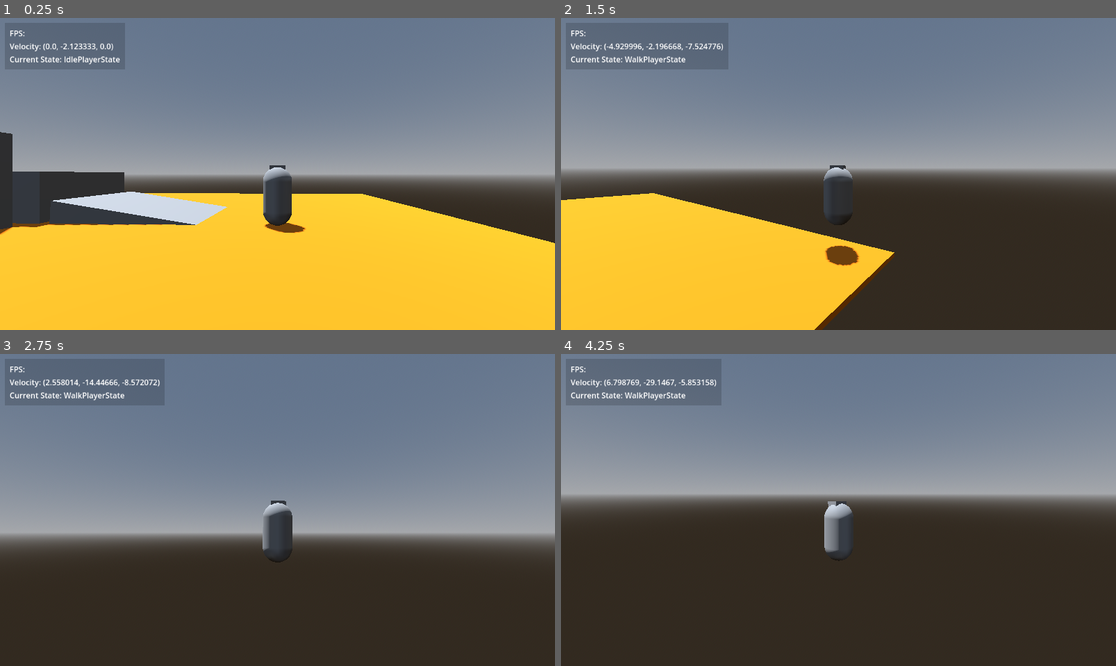
Above: before the commit, frames 1-4 (two rows, left to right).
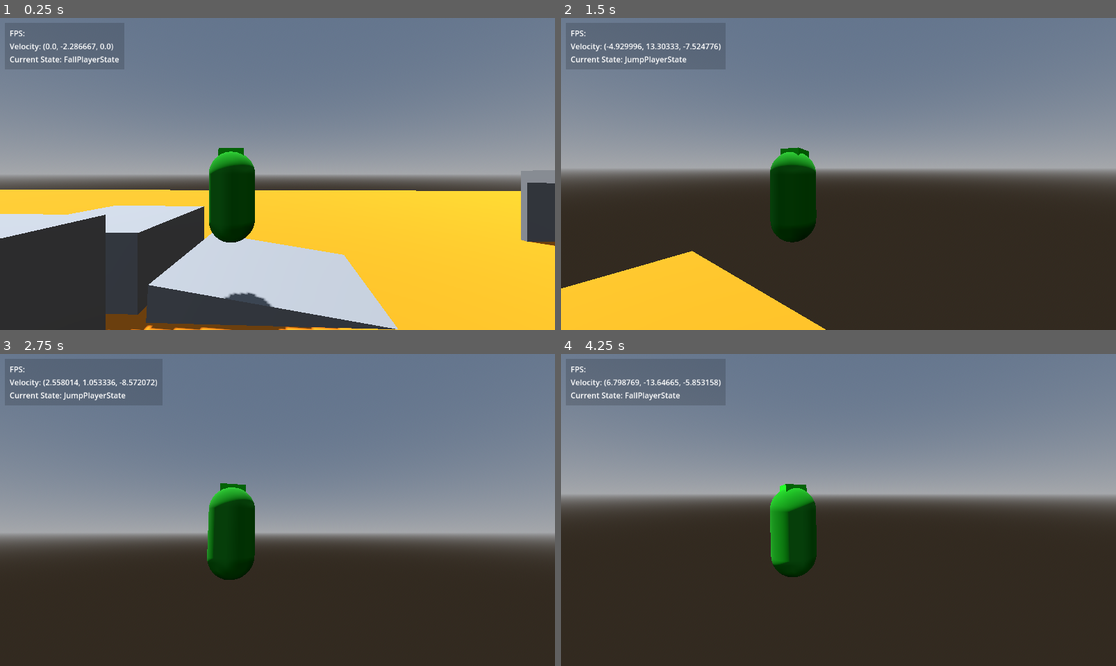
Above: after the commit, the same moments.

Repository: arthurwieb/TPS-Controller-godot
Game: Godot game, scene res://Map/protolevel.tscn
Two runs of this game, one before a commit and one after it. Both use one fixed random seed, a clock stepped at 60 frames per second and the inputs below.
Inputs (mouse positions are in pixels of both pictures, inside the frame that each line leads up to):
- Up to frame 1 (0.25 s): no input
- Up to frame 2 (1.5 s): move the mouse to (866, 174) at 0.52 s; hold Shift (sprint) 0.53-1.28 s; hold W (forward) from 0.53 s (still down); tap Space (jump) at 0.77, 1.07 s; tap Ctrl (crouch, bound only after the commit) at 0.8, 1.35 s; move the mouse to (810, 174) at 1.27 s
- Up to frame 3 (2.75 s): keep holding W (forward); tap Space (jump) at 1.52, 1.55, 1.82, 2.1 s; move the mouse to (288, 503) at 2.02 s; hold Shift (sprint) from 2.03 s (still down)
- Up to frame 4 (4.25 s): keep holding W (forward); move the mouse to (832, 516) at 2.77 s; release Shift (sprint) at 2.78 s; tap Shift (sprint) at 2.85 s; tap Space (jump) at 3.02, 3.32, 3.77, 3.8, 4.07 s; tap Ctrl (crouch, bound only after the commit) at 3.05 s; tap Enter at 3.5 s; move the mouse to (877, 513) at 3.52 s; hold Ctrl (crouch, bound only after the commit) from 3.53 s (still down)

The runs differ from the first frame. In frame 1, 32% of the frame differs, in the area x 0-100%, y 8-100%; in frame 2, 15%; in frame 3, 3.3%; in frame 4, 3.2%.

Commit message:
refactor mov and camera

Diff:
--- a/Map/protolevel.tscn
+++ b/Map/protolevel.tscn
@@ -15,29 +15,43 @@
 sky = SubResource("Sky_n7vvm")
 
 [node name="Protolevel" type="Node3D"]
+transform = Transform3D(1, 0, 0, 0, 1, 0, 0, 0, 1, -2.1295261, 0, 0)
 
 [node name="CSGCombiner3D" type="CSGCombiner3D" parent="."]
 transform = Transform3D(3.83, 0, 0, 0, 3.83, 0, 0, 0, 3.83, 0, 0, 0)
 use_collision = true
 
 [node name="CSGBox3D3" type="CSGBox3D" parent="CSGCombiner3D"]
-transform = Transform3D(1, 0, 0, 0, 1, 0, 0, 0, 1, -1.0803419, 0.16186523, 0.6281389)
+transform = Transform3D(0.99999994, 0, 0, 0, 0.99999994, 0, 0, 0, 0.99999994, -1.0803419, -0.029365387, 0.6281389)
 size = Vector3(0.8696289, 1.3237305, 1)
 
 [node name="CSGBox3D" type="CSGBox3D" parent="CSGCombiner3D"]
 transform = Transform3D(1, 0, 0, 0, 1, 0, 0, 0, 1, 0, 0, 0.04638672)
-size = Vector3(7, 0.037597656, 6)
+size = Vector3(31.73, 0.038, 18.435)
 material = SubResource("StandardMaterial3D_w1xvg")
 
 [node name="CSGPolygon3D" type="CSGPolygon3D" parent="CSGCombiner3D"]
-transform = Transform3D(1, 0, 0, 0, 1, 0, 0, 0, 1, -0.4720782, -0.016727626, 0)
+transform = Transform3D(0.99999994, 0, 0, 0, 0.99999994, 0, 0, 0, 0.99999994, -0.47207817, -0.016727624, 0.0643404)
 polygon = PackedVector2Array(0, 0, 0.014560938, 0.24700075, 1.8552568, -0.037522674, 1, 0)
 
 [node name="CSGBox3D2" type="CSGBox3D" parent="CSGCombiner3D"]
 transform = Transform3D(1, 0, 0, 0, 1, 0, 0, 0, 1, -1.063778, 0, -0.49858284)
 
+[node name="CSGBox3D4" type="CSGBox3D" parent="CSGCombiner3D"]
+transform = Transform3D(0.9999996, 0, 0, 0, 0.9999996, 0, 0, 0, 0.9999996, -0.9483165, 0.46468282, 1.6542325)
+size = Vector3(1, 0.255, 1)
+
+[node name="CSGBox3D5" type="CSGBox3D" parent="CSGCombiner3D"]
+transform = Transform3D(0.9999993, 0, 0, 0, 0.9999993, 0, 0, 0, 0.9999993, 4.2531123, 0.3896779, -0.49999964)
+size = Vector3(1.951294, 1, 2)
+
+[node name="CSGBox3D6" type="CSGBox3D" parent="CSGCombiner3D/CSGBox3D5"]
+transform = Transform3D(0.9999983, 0, 0, 0, 0.9999983, 0, 0, 0, 0.9999983, -0.02748084, -0.085552394, 0.012301683)
+operation = 2
+size = Vector3(1.951294, 0.8826904, 1.8862305)
+
 [node name="CharacterBody3D" parent="." instance=ExtResource("1_nnypk")]
-transform = Transform3D(0.99937916, 0, 0.0352309, 0, 1, 0, -0.0352309, 0, 0.99937916, 6.2851443, 1.3205324, -0.06718063)
+transform = Transform3D(0.99937916, 0, 0.0352309, 0, 1, 0, -0.0352309, 0, 0.99937916, 0, 3.3602467, 0)
 
 [node name="WorldEnvironment" type="WorldEnvironment" parent="."]
 environment = SubResource("Environment_wtpmb")
--- a/Player/PlayerModel.gd
+++ b/Player/PlayerModel.gd
@@ -4,23 +4,21 @@
 
 #var velocity: Vector3 = Vector3.ZERO
 const DEFAULT_SPEED:float = 5.0
-@export var SPEED: float = 5.0
-@export var SPRINT_SPEED: float = 8.0
+@export var SPEED: float = 4.0
+@export var SPRINT_SPEED: float = 6.0
+@export var CROUCH_SPEED: float = 2.0
 @export var JUMP_VELOCITY: float = 4.5
 @export var ACCELERATION:float = 2.0
-@export var DECELERATION:float = 0.25
+@export var DECELERATION:float = 0.45
 #var is_on_floor: bool = false
 #var has_moved_this_frame: bool = false
 @onready var player:CharacterBody3D = $".."
-@onready var SpringArm:SpringArm3D = $"../SpringArm3D"
+@onready var SpringArm:SpringArm3D = $"../Camera/EdgeSpringArm/RearSpringArm"
 
 func _ready() -> void:
 	Global.player_model = self
 
 func velocity_by_input(input: InputPackage, delta: float) -> Vector3:
-	print("vel teste:", SPEED)
-	#print('basis', transform.basis)
-	#print('camera-basis', SpringArm.basis)
 	var new_velocity = player.velocity
 	if not player.is_on_floor():
 		new_velocity += player.get_gravity() * delta
--- a/Player/player.gd
+++ b/Player/player.gd
@@ -2,14 +2,36 @@
 
 @onready var InputGatherer: Node = $InputGatherer
 @onready var Model: Node3D = $PlayerModel
+@onready var Camera: Node3D = $Camera
+@onready var CROUCH_CAST:ShapeCast3D = $CrouchRayCast
 
 func _ready():
 	Input.set_mouse_mode(Input.MOUSE_MODE_CAPTURED)
 	Global.player = self
+	CROUCH_CAST.add_exception($".")
 
 func _physics_process(delta):
 	Global.debug.add_debug_prop("Velocity", velocity, 3)
-	var input = InputGatherer.gather_input()
-	velocity = Model.velocity_by_input(input, delta)
+	#var input = InputGatherer.gather_input()
+	#velocity = Model.velocity_by_input(input, delta)
 	#print(velocity)
 	move_and_slide()
+
+func velocity_by_input_2(speed: float, acceleration: float, deceleration: float) -> void:
+	#print("velocity_by_input2 vel teste:", speed)
+	#função teste, porque em cada state nós vamos poder usar as variavies de accel, speed, decel conforme o state
+	var input_dir = Input.get_vector("left","right","forward","backward")
+	var direction := (Camera.basis * Vector3(input_dir.x, 0, input_dir.y)).normalized()
+	if direction: #em teste ainda, mas parece bom
+		velocity.x = lerp(direction.x, direction.x * speed, acceleration)
+		velocity.z = lerp(direction.z, direction.z * speed, acceleration)
+	else:
+		velocity.x = move_toward(velocity.x, 0, deceleration)
+		velocity.z = move_toward(velocity.z, 0, deceleration)
+
+func update_gravity(delta) -> void:
+	#velocity.y -= self.get_gravity() * delta
+	velocity.y -= 9.8 * delta
+
+func update_velocity() -> void:
+	move_and_slide()
--- a/Player/player.tscn
+++ b/Player/player.tscn
@@ -1,15 +1,125 @@
-[gd_scene load_steps=16 format=3 uid="uid://1gjwhqrto57l"]
+[gd_scene load_steps=25 format=3 uid="uid://1gjwhqrto57l"]
 
 [ext_resource type="Script" uid="uid://dvcluwstybcfe" path="res://Player/player.gd" id="1_l8h54"]
 [ext_resource type="Script" uid="uid://crxkybj5ufw2k" path="res://Player/PlayerModel.gd" id="2_4ntmi"]
 [ext_resource type="Script" uid="uid://fan5bmjri7bc" path="res://Player/springarm.tres.gd" id="3_btcbx"]
 [ext_resource type="Script" uid="uid://bawpre0ba5a2u" path="res://Scripts/state_machine.gd" id="4_gwnis"]
-[ext_resource type="Script" uid="uid://di0l3gvneeg7g" path="res://Scripts/idle_player_state.gd" id="5_vtle1"]
+[ext_resource type="Script" uid="uid://di0l3gvneeg7g" path="res://Scripts/PlayerState/idle_player_state.gd" id="5_vtle1"]
 [ext_resource type="Theme" uid="uid://d20cd3jrpo5qt" path="res://ui/theme/debug.tres" id="6_fhl08"]
-[ext_resource type="Script" uid="uid://bhftiwe48f8ii" path="res://Scripts/walking_player_state.gd" id="6_od3ui"]
-[ext_resource type="Script" uid="uid://cqu47x0naf772" path="res://Scripts/sprint_player_state.gd" id="7_00tjw"]
+[ext_resource type="Script" uid="uid://bhftiwe48f8ii" path="res://Scripts/PlayerState/walking_player_state.gd" id="6_od3ui"]
+[ext_resource type="Script" uid="uid://cqu47x0naf772" path="res://Scripts/PlayerState/sprint_player_state.gd" id="7_00tjw"]
 [ext_resource type="Script" uid="uid://dyxgbh062m44x" path="res://Scripts/debug.gd" id="7_vtle1"]
-[ext_resource type="Script" uid="uid://c67yqq2ju6qwx" path="res://Scripts/jump_player_state.gd" id="8_x3vf3"]
+[ext_resource type="Script" uid="uid://c67yqq2ju6qwx" path="res://Scripts/PlayerState/jump_player_state.gd" id="8_x3vf3"]
+[ext_resource type="Script" uid="uid://ltu0vk33wcwl" path="res://Scripts/PlayerState/crouch_player_state.gd" id="9_apopc"]
+[ext_resource type="Script" uid="uid://cu5j3jjoekgsa" path="res://Scripts/PlayerState/fall_player_state.gd" id="10_5htga"]
+
+[sub_resource type="Animation" id="Animation_apopc"]
+resource_name = "Crouch"
+tracks/0/type = "value"
+tracks/0/imported = false
+tracks/0/enabled = true
+tracks/0/path = NodePath("CollisionShape3D:shape:height")
+tracks/0/interp = 1
+tracks/0/loop_wrap = true
+tracks/0/keys = {
+"times": PackedFloat32Array(0, 1),
+"transitions": PackedFloat32Array(1, 1),
+"update": 0,
+"values": [2.0, 1.0]
+}
+tracks/1/type = "value"
+tracks/1/imported = false
+tracks/1/enabled = true
+tracks/1/path = NodePath("CollisionShape3D:position")
+tracks/1/interp = 1
+tracks/1/loop_wrap = true
+tracks/1/keys = {
+"times": PackedFloat32Array(0, 1),
+"transitions": PackedFloat32Array(1, 1),
+"update": 0,
+"values": [Vector3(0, 0, 0), Vector3(0, -0.075, 0)]
+}
+tracks/2/type = "value"
+tracks/2/imported = false
+tracks/2/enabled = true
+tracks/2/path = NodePath("Camera/EdgeSpringArm/RearSpringArm:position")
+tracks/2/interp = 1
+tracks/2/loop_wrap = true
+tracks/2/keys = {
+"times": PackedFloat32Array(0, 1),
+"transitions": PackedFloat32Array(1, 1),
+"update": 0,
+"values": [Vector3(0, 0.7578857, -0.015630484), Vector3(0, 0.475, 0)]
+}
+tracks/3/type = "value"
+tracks/3/imported = false
+tracks/3/enabled = true
+tracks/3/path = NodePath("PlayerVisual:scale")
+tracks/3/interp = 1
+tracks/3/loop_wrap = true
+tracks/3/keys = {
+"times": PackedFloat32Array(0, 1),
+"transitions": PackedFloat32Array(1, 1),
+"update": 0,
+"values": [Vector3(1, 1, 1), Vector3(0.65, 0.65, 0.65)]
+}
+
+[sub_resource type="Animation" id="Animation_5htga"]
+length = 0.001
+tracks/0/type = "value"
+tracks/0/imported = false
+tracks/0/enabled = true
+tracks/0/path = NodePath("CollisionShape3D:shape:height")
+tracks/0/interp = 1
+tracks/0/loop_wrap = true
+tracks/0/keys = {
+"times": PackedFloat32Array(0),
+"transitions": PackedFloat32Array(1),
+"update": 0,
+"values": [2.0]
+}
+tracks/1/type = "value"
+tracks/1/imported = false
+tracks/1/enabled = true
+tracks/1/path = NodePath("CollisionShape3D:position")
+tracks/1/interp = 1
+tracks/1/loop_wrap = true
+tracks/1/keys = {
+"times": PackedFloat32Array(0),
+"transitions": PackedFloat32Array(1),
+"update": 0,
+"values": [Vector3(0, 0, 0)]
+}
+tracks/2/type = "value"
+tracks/2/imported = false
+tracks/2/enabled = true
+tracks/2/path = NodePath("Camera/EdgeSpringArm/RearSpringArm:position")
+tracks/2/interp = 1
+tracks/2/loop_wrap = true
+tracks/2/keys = {
+"times": PackedFloat32Array(0),
+"transitions": PackedFloat32Array(1),
+"update": 0,
+"values": [Vector3(0, 0.7578857, -0.015630484)]
+}
+tracks/3/type = "value"
+tracks/3/imported = false
+tracks/3/enabled = true
+tracks/3/path = NodePath("PlayerVisual:scale")
+tracks/3/interp = 1
+tracks/3/loop_wrap = true
+tracks/3/keys = {
+"times": PackedFloat32Array(0),
+"transitions": PackedFloat32Array(1),
+"update": 0,
+"values": [Vector3(1, 1, 1)]
+}
+
+[sub_resource type="AnimationLibrary" id="AnimationLibrary_p5o4e"]
+_data = {
+&"Crouch": SubResource("Animation_apopc"),
+&"RESET": SubResource("Animation_5htga")
+}
 
 [sub_resource type="GDScript" id="GDScript_btcbx"]
 resource_name = "InputGatherer"
@@ -27,16 +137,35 @@
 
 [sub_resource type="CapsuleShape3D" id="CapsuleShape3D_l8h54"]
 
+[sub_resource type="StandardMaterial3D" id="StandardMaterial3D_apopc"]
+albedo_color = Color(0, 1, 0, 1)
+
+[sub_resource type="PrismMesh" id="PrismMesh_hvfyp"]
+material = SubResource("StandardMaterial3D_apopc")
+size = Vector3(0.555, 0.635, 1)
+
+[sub_resource type="StandardMaterial3D" id="StandardMaterial3D_5htga"]
+albedo_color = Color(0, 0.58431375, 0, 1)
+
+[sub_resource type="CapsuleMesh" id="CapsuleMesh_hvfyp"]
+material = SubResource("StandardMaterial3D_5htga")
+
+[sub_resource type="SphereShape3D" id="SphereShape3D_apopc"]
+
+[sub_resource type="SphereShape3D" id="SphereShape3D_5htga"]
+margin = 0.01
+
 [sub_resource type="SphereShape3D" id="SphereShape3D_4ntmi"]
-
-[sub_resource type="PrismMesh" id="PrismMesh_hvfyp"]
-size = Vector3(0.555, 0.635, 1)
-
-[sub_resource type="CapsuleMesh" id="CapsuleMesh_hvfyp"]
+radius = 0.1
 
 [node name="CharacterController" type="CharacterBody3D"]
 script = ExtResource("1_l8h54")
 
+[node name="AnimationPlayer" type="AnimationPlayer" parent="."]
+libraries = {
+&"": SubResource("AnimationLibrary_p5o4e")
+}
+
 [node name="InputGatherer" type="Node" parent="."]
 script = SubResource("GDScript_btcbx")
 
@@ -45,17 +174,6 @@
 
 [node name="CollisionShape3D" type="CollisionShape3D" parent="."]
 shape = SubResource("CapsuleShape3D_l8h54")
-
-[node name="SpringArm3D" type="SpringArm3D" parent="."]
-transform = Transform3D(1, 0, 0, 0, 1, 0, 0, 0, 1, 0, 0.7578857, -0.015630484)
-shape = SubResource("SphereShape3D_4ntmi")
-spring_length = 1.48
-script = ExtResource("3_btcbx")
-max_vertical_angle = 0.9075712110370514
-
-[node name="Camera3D" type="Camera3D" parent="SpringArm3D"]
-transform = Transform3D(1, 0, -1.7484555e-07, 0, 1, 0, 1.7484555e-07, 0, 1, 0, 0, 6.248537)
-current = true
 
 [node name="PlayerVisual" type="Node3D" parent="."]
 
@@ -83,6 +201,12 @@
 
 [node name="JumpPlayerState" type="Node" parent="PlayerStateMachine"]
 script = ExtResource("8_x3vf3")
+
+[node name="CrouchPlayerState" type="Node" parent="PlayerStateMachine"]
+script = ExtResource("9_apopc")
+
+[node name="FallPlayerState" type="Node" parent="PlayerStateMachine"]
+script = ExtResource("10_5htga")
 
 [node name="UI" type="Control" parent="."]
 custom_minimum_size = Vector2(200, 0)
@@ -105,3 +229,27 @@
 
 [node name="VBoxContainer" type="VBoxContainer" parent="UI/DebugContainer/MarginContainer"]
 layout_mode = 2
+
+[node name="CrouchRayCast" type="ShapeCast3D" parent="."]
+transform = Transform3D(1, 0, 0, 0, 1, 0, 0, 0, 1, 0, 1.7737687, 0)
+shape = SubResource("SphereShape3D_apopc")
+debug_shape_custom_color = Color(0, 1, 0, 1)
+
+[node name="Camera" type="Node3D" parent="."]
+transform = Transform3D(1, 0, 0, 0, 1, 0, 0, 0, 1, 0, 0.5, 0)
+script = ExtResource("3_btcbx")
+max_vertical_angle = 1.2479104151759457
+
+[node name="EdgeSpringArm" type="SpringArm3D" parent="Camera"]
+transform = Transform3D(-4.371139e-08, 0, 1, 0, 1, 0, -1, 0, -4.371139e-08, 0.5, 0, 0)
+shape = SubResource("SphereShape3D_5htga")
+spring_length = 0.5
+
+[node name="RearSpringArm" type="SpringArm3D" parent="Camera/EdgeSpringArm"]
+transform = Transform3D(-4.371139e-08, 0, -1, 0, 1, 0, 1, 0, -4.371139e-08, 0, 0.7578857, -0.015630484)
+shape = SubResource("SphereShape3D_4ntmi")
+spring_length = 4.52
+
+[node name="Camera3D" type="Camera3D" parent="Camera/EdgeSpringArm/RearSpringArm"]
+transform = Transform3D(1, 0, -1.7484555e-07, 0, 1, 0, 1.7484555e-07, 0, 1, 0, 0, 0.74390674)
+current = true
--- a/Player/springarm.tres.gd
+++ b/Player/springarm.tres.gd
@@ -1,11 +1,10 @@
-extends SpringArm3D
+extends Node3D
 @export var camera_sensitivity: float = 0.01
 @export_range(-90.0, 0.0, 0.1, "radians_as_degrees") var min_vertical_angle: float = -PI/2
 @export_range(0.0, 90.0, 0.1, "radians_as_degrees") var max_vertical_angle: float = -PI/4
-@onready var camera: Camera3D = $Camera3D
+@onready var camera: Camera3D = $EdgeSpringArm/RearSpringArm/Camera3D
 func _ready() -> void:
-	self.spring_length = 7.0
-
+	pass
 func _process(_delta: float) -> void:
 	pass
 
--- /dev/null
+++ b/Scripts/PlayerState/crouch_player_state.gd
@@ -0,0 +1,26 @@
+class_name CrouchPlayerState extends PlayerState
+func enter() -> void:
+	#mudar o tamanho
+	ANIMPLAYER.play("Crouch")
+
+func exit() -> void:
+
+	ANIMPLAYER.play_backwards("Crouch")
+
+func update(delta:float) -> void:
+	PLAYER.update_gravity(delta)
+	PLAYER.velocity_by_input_2(PLAYERMODEL.CROUCH_SPEED, PLAYERMODEL.ACCELERATION, PLAYERMODEL.DECELERATION)
+	PLAYER.update_velocity()
+	if Input.is_action_just_released("crouch"):
+		uncrouch()
+
+func uncrouch():
+	print("unc")
+	if !PLAYER.CROUCH_CAST.is_colliding() && !Input.is_action_pressed("crouch"):
+		transition.emit("IdlePlayerState")
+	elif PLAYER.CROUCH_CAST.is_colliding():
+		await get_tree().create_timer(0.1).timeout
+		uncrouch()
+
+func physics_update(delta:float) -> void:
+	pass
--- /dev/null
+++ b/Scripts/PlayerState/fall_player_state.gd
@@ -0,0 +1,18 @@
+class_name FallPlayerState extends PlayerState
+
+func enter() -> void:
+	pass
+
+func exit() -> void:
+	pass
+
+func update(delta:float) -> void:
+	PLAYER.update_gravity(delta)
+	PLAYER.velocity_by_input_2(PLAYERMODEL.SPEED, PLAYERMODEL.ACCELERATION, PLAYERMODEL.DECELERATION)
+	PLAYER.update_velocity()
+	if PLAYER.is_on_floor():
+		transition.emit("IdlePlayerState")
+
+
+func physics_update(delta:float) -> void:
+	pass
--- /dev/null
+++ b/Scripts/PlayerState/idle_player_state.gd
@@ -0,0 +1,17 @@
+class_name IdlePlayerState extends PlayerState
+
+func update(delta:float) -> void:
+	PLAYER.update_gravity(delta)
+	PLAYER.velocity_by_input_2(PLAYERMODEL.SPEED, PLAYERMODEL.ACCELERATION, PLAYERMODEL.DECELERATION)
+	PLAYER.update_velocity()
+
+	if PLAYER.velocity.length() > 0.0 && PLAYER.is_on_floor():
+		transition.emit("WalkPlayerState")
+
+	if Input.is_action_pressed("crouch") && PLAYER.is_on_floor():
+		transition.emit("CrouchPlayerState")
+
+	if Input.is_action_just_pressed("jump") && PLAYER.is_on_floor():
+		transition.emit("JumpPlayerState")
+	if PLAYER.velocity.y < 0 && !PLAYER.is_on_floor():
+		transition.emit("FallPlayerState")
--- /dev/null
+++ b/Scripts/PlayerState/jump_player_state.gd
@@ -0,0 +1,15 @@
+class_name JumpPlayerState extends PlayerState
+
+func enter() -> void:
+	PLAYER.velocity.y += 20
+
+func update(delta:float) -> void:
+	PLAYER.update_gravity(delta)
+	# podemos remover o controle no ar tirando essa linha ou reduzir o movimento
+	PLAYER.velocity_by_input_2(PLAYERMODEL.SPEED, PLAYERMODEL.ACCELERATION, PLAYERMODEL.DECELERATION)
+	PLAYER.update_velocity()
+
+	if PLAYER.velocity.y < 0 && !PLAYER.is_on_floor():
+		transition.emit("FallPlayerState")
+	if PLAYER.is_on_floor():
+		transition.emit("IdlePlayerState")
--- a/Scripts/player_state.gd
+++ b/Scripts/PlayerState/player_state.gd
@@ -1,13 +1,13 @@
 class_name PlayerState extends State
 var PLAYER: Player
 var PLAYERMODEL: PlayerModel
-var AnimPlayer: AnimationPlayer
+var ANIMPLAYER: AnimationPlayer
+
 func _ready() -> void:
 	await owner.ready
-	PLAYER = owner as Player
+	PLAYER = owner as Player #owner é o characterController
 	PLAYERMODEL = PLAYER.get_node("PlayerModel") as PlayerModel
-
-	#AnimPlayer = Player.animationPlayer
+	ANIMPLAYER = PLAYER.get_node("AnimationPlayer") as AnimationPlayer
 
 func _process(delta: float) -> void:
 	pass
--- /dev/null
+++ b/Scripts/PlayerState/sprint_player_state.gd
@@ -0,0 +1,19 @@
+class_name SprintPlayerState extends PlayerState
+#@export var AnimPlayer:AnimationPlayer incluir quando tiver animações
+func enter() -> void:
+	#AnimPlayer.play
+	#PLAYERMODEL.SPEED = PLAYERMODEL.SPRINT_SPEED
+	print('entrei no sprint')
+	pass
+
+func update(delta:float) -> void:
+	PLAYER.update_gravity(delta)
+	PLAYER.velocity_by_input_2(PLAYERMODEL.SPRINT_SPEED, PLAYERMODEL.ACCELERATION, PLAYERMODEL.DECELERATION)
+	PLAYER.update_velocity()
+
+	if Input.is_action_just_released("sprint"):
+		transition.emit("WalkPlayerState")
+	if Input.is_action_just_pressed("jump") && PLAYER.is_on_floor():
+		transition.emit("JumpPlayerState")
+
+#func set_animation()
--- /dev/null
+++ b/Scripts/PlayerState/walking_player_state.gd
@@ -0,0 +1,19 @@
+class_name WalkPlayerState extends PlayerState
+func enter() -> void:
+	PLAYERMODEL.SPEED = PLAYERMODEL.DEFAULT_SPEED
+
+func update(delta:float) -> void:
+	PLAYER.update_gravity(delta)
+	PLAYER.velocity_by_input_2(PLAYERMODEL.SPEED, PLAYERMODEL.ACCELERATION, PLAYERMODEL.DECELERATION)
+	PLAYER.update_velocity()
+
+	if PLAYER.velocity.length() == 0.0:
+		transition.emit("IdlePlayerState")
+	if Input.is_action_pressed("sprint") && PLAYER.is_on_floor():
+		transition.emit("SprintPlayerState")
+	if Input.is_action_pressed("crouch") && PLAYER.is_on_floor():
+		transition.emit("CrouchPlayerState")
+	if Input.is_action_just_pressed("jump") && PLAYER.is_on_floor():
+		transition.emit("JumpPlayerState")
+	if PLAYER.velocity.y < 0 && !PLAYER.is_on_floor():
+		transition.emit("FallPlayerState")
--- a/Scripts/idle_player_state.gd
+++ /dev/null
@@ -1,6 +0,0 @@
-class_name IdlePlayerState extends PlayerState
-
-
-func update(delta:float) -> void:
-	if PLAYER.velocity.length() > 0.0 && PLAYER.is_on_floor():
-		transition.emit("WalkPlayerState")
--- a/Scripts/jump_player_state.gd
+++ /dev/null
@@ -1,9 +0,0 @@
-class_name JumpPlayerState extends State
-
-func enter() -> void:
-	pass
-
-func update(delta:float) -> void:
-	print(Global.player.velocity.y)
-	if Global.player.velocity.y > 0:
-		transition.emit("JumpPlayerState")
--- a/Scripts/sprint_player_state.gd
+++ /dev/null
@@ -1,12 +0,0 @@
-class_name SprintPlayerState extends PlayerState
-#@export var AnimPlayer:AnimationPlayer incluir quando tiver animações
-func enter() -> void:
-	#AnimPlayer.play
-	PLAYERMODEL.SPEED = PLAYERMODEL.SPRINT_SPEED
-
-func update(delta:float) -> void:
-	pass
-#func set_animation()
-func _input(event: InputEvent) -> void:
-	if event.is_action_released("sprint"):
-		transition.emit("WalkPlayerState")
--- a/Scripts/walking_player_state.gd
+++ /dev/null
@@ -1,11 +0,0 @@
-class_name WalkPlayerState extends PlayerState
-func enter() -> void:
-		PLAYERMODEL.SPEED = PLAYERMODEL.DEFAULT_SPEED
-
-func update(delta:float) -> void:
-	if PLAYER.velocity.length() == 0.0:
-		transition.emit("IdlePlayerState")
-
-func _input(event: InputEvent) -> void:
-	if event.is_action_pressed("sprint") && PLAYER.is_on_floor():
-		transition.emit("SprintPlayerState")
--- a/project.godot
+++ b/project.godot
@@ -56,3 +56,8 @@
 "events": [Object(InputEventKey,"resource_local_to_scene":false,"resource_name":"","device":-1,"window_id":0,"alt_press …(195 unchanged characters)…
 ]
 }
+crouch={
+"deadzone": 0.2,
+"events": [Object(InputEventKey,"resource_local_to_scene":false,"resource_name":"","device":-1,"window_id":0,"alt_pressed":false,"shift_pressed":false,"ctrl_pressed":false,"meta_pressed":false,"pressed":false,"keycode":0,"physical_keycode":4194326,"key_label":0,"unicode":0,"location":0,"echo":false,"script":null)
+]
+}
Not shown, added: Scripts/PlayerState/crouch_player_state.gd.uid
Not shown, added: Scripts/PlayerState/fall_player_state.gd.uid
Renamed: Scripts/idle_player_state.gd.uid -> Scripts/PlayerState/idle_player_state.gd.uid
Renamed: Scripts/jump_player_state.gd.uid -> Scripts/PlayerState/jump_player_state.gd.uid
Renamed: Scripts/player_state.gd.uid -> Scripts/PlayerState/player_state.gd.uid
Renamed: Scripts/sprint_player_state.gd.uid -> Scripts/PlayerState/sprint_player_state.gd.uid
Renamed: Scripts/walking_player_state.gd.uid -> Scripts/PlayerState/walking_player_state.gd.uid
